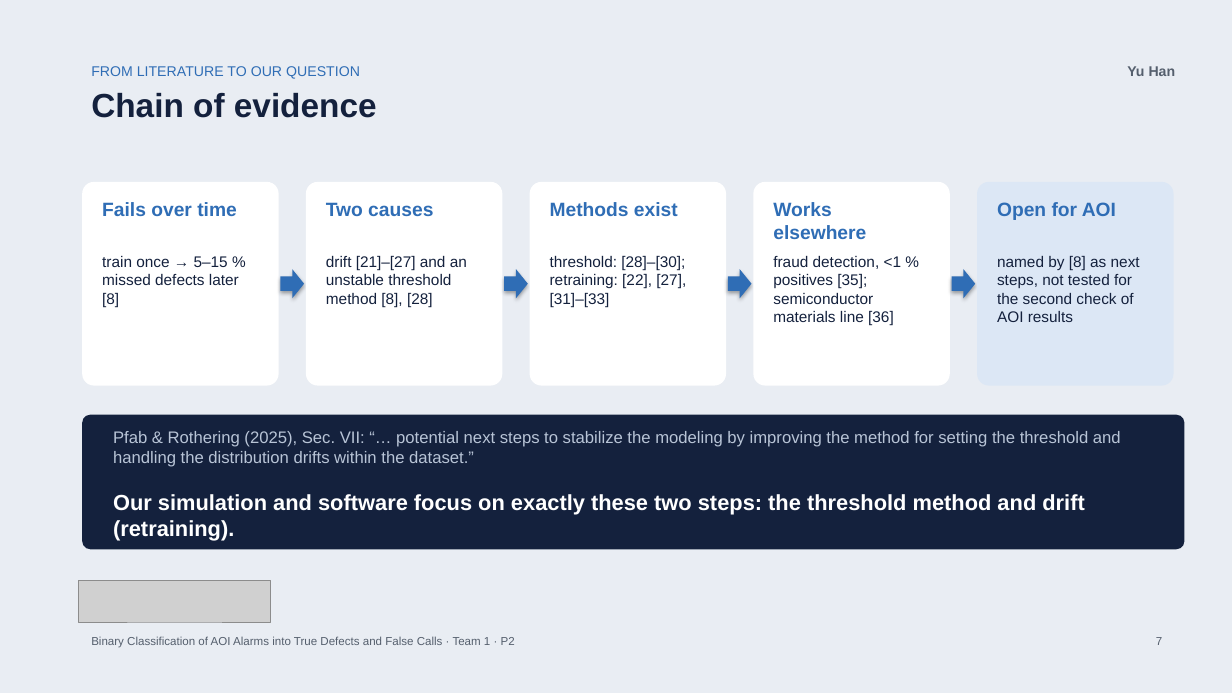
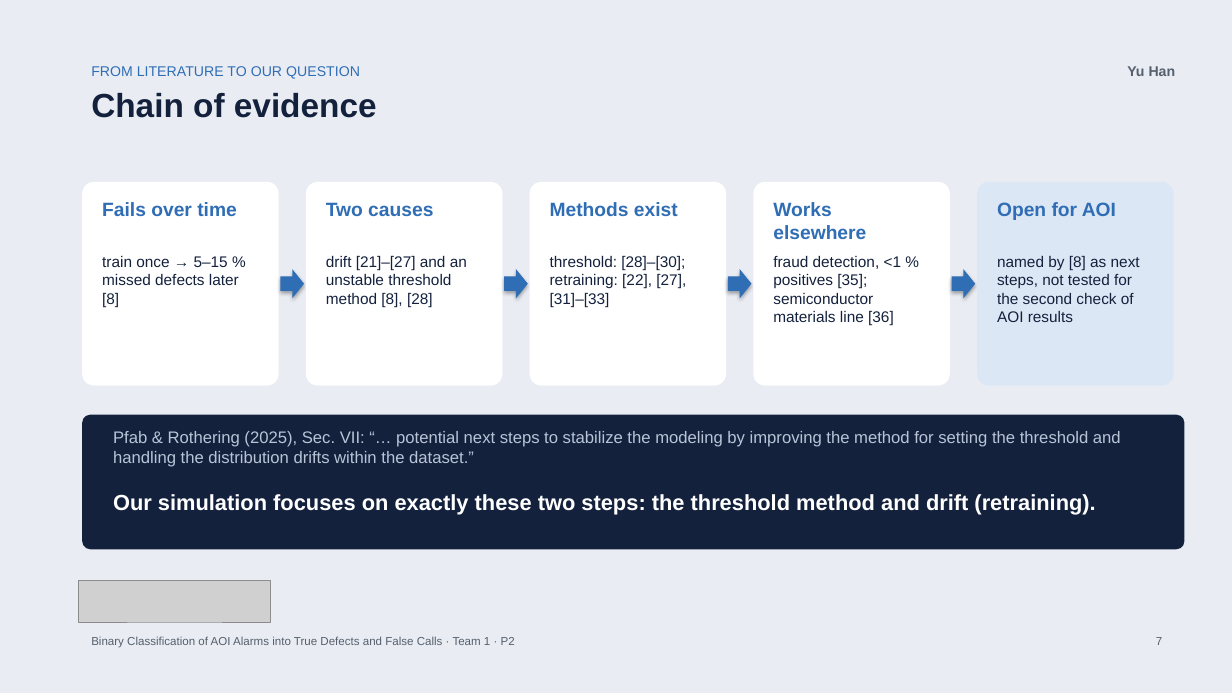
Before and after one commit to bodhi584/aoi-false-call-classification, a slide deck: slide 7 of docs/slides_p2.pptx. Drawn at 1232x693 pixels with LibreOffice and Linux fonts; fonts in the diff are those of the drawing; grey boxes stand for pictures. Boxes give left, top, right and bottom in pixels: in the first picture for what was removed or moved away, otherwise in the second. Text is boxed around its words. In the diff, an @@ line names an element or a change of style, - is before the commit and + after.

```diff
--- a/docs/slides_p2.pptx
+++ b/docs/slides_p2.pptx
@@ text at [113,494,1095,514]: text changed @@
-Our simulation and software focus on exactly these two steps: the threshold method and drift (retraining).
+Our simulation focuses on exactly these two steps: the threshold method and drift (retraining).
```
Also in this commit, not shown: 5 other slides changed, 5 other files.
